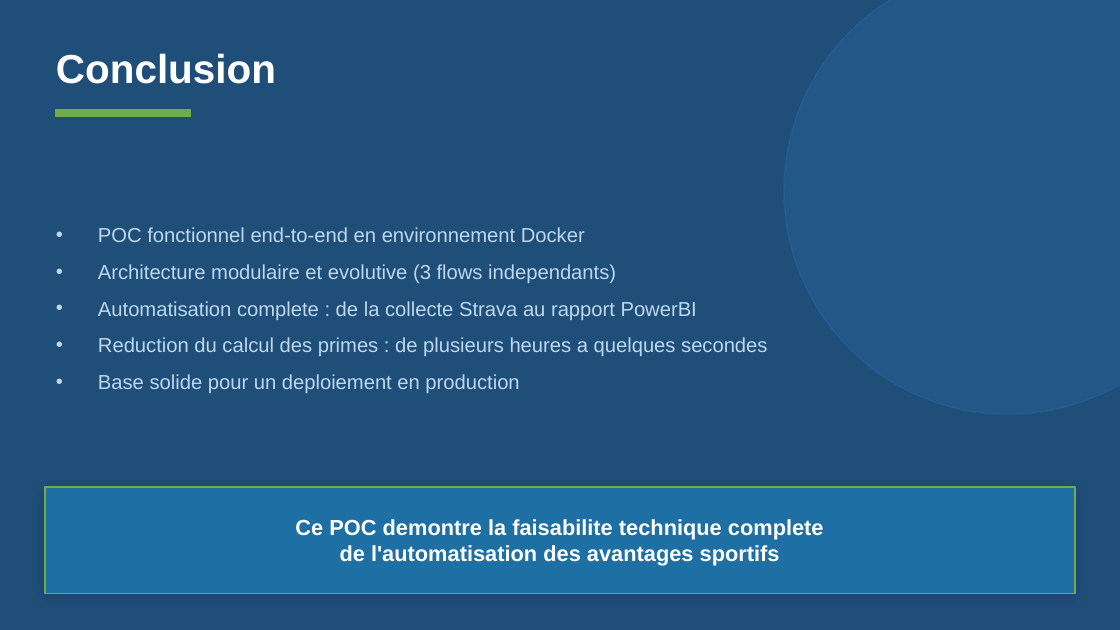
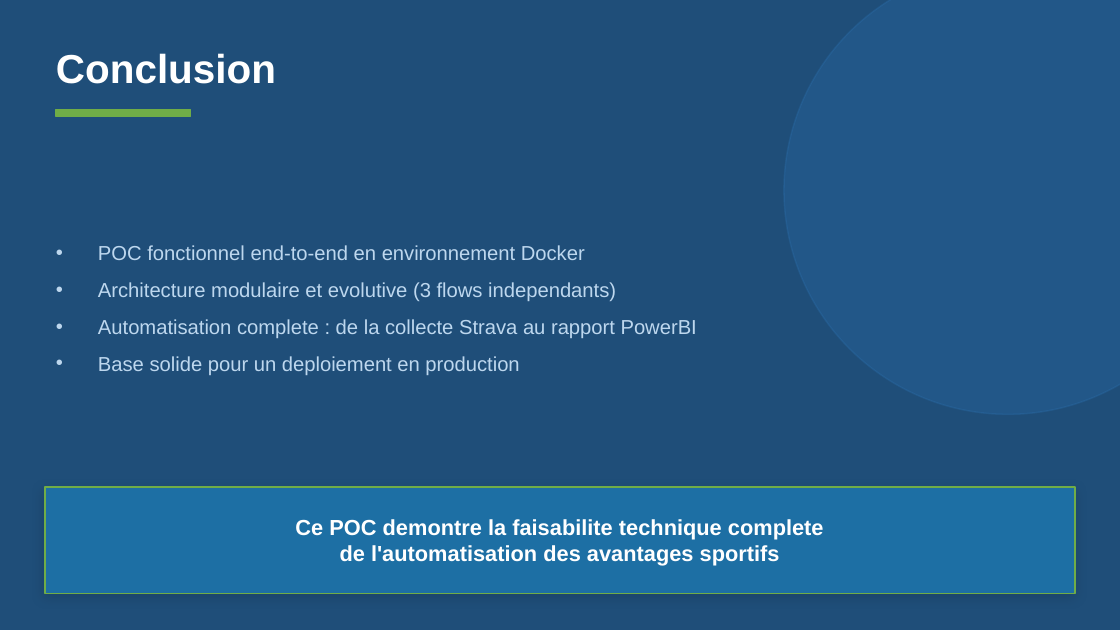
Before and after one commit to k-ardit/RAG, a slide deck: slide 20 of Presentation_Avantages_Sportifs.pptx. Drawn at 1120x630 pixels with LibreOffice and Linux fonts; fonts in the diff are those of the drawing. Boxes give left, top, right and bottom in pixels: in the first picture for what was removed or moved away, otherwise in the second. Text is boxed around its words. In the diff, an @@ line names an element or a change of style, - is before the commit and + after.

```diff
--- a/Presentation_Avantages_Sportifs.pptx
+++ b/Presentation_Avantages_Sportifs.pptx
@@ text at (x1=98, y1=337, x2=767, y2=356): paragraph removed @@
-• Reduction du calcul des primes : de plusieurs heures a quelques secondes
```
Also in this commit, not shown: 2 other files.
